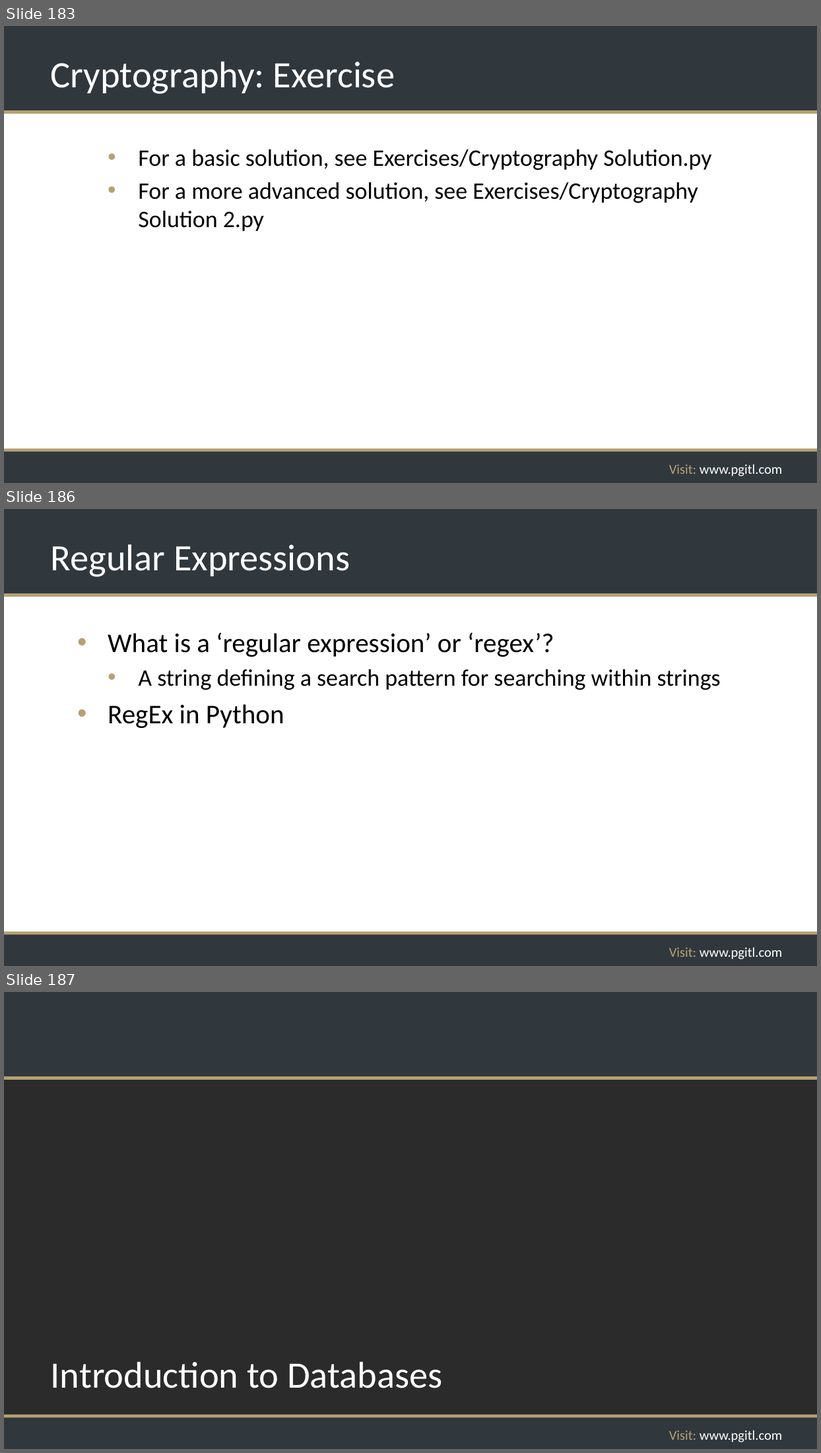
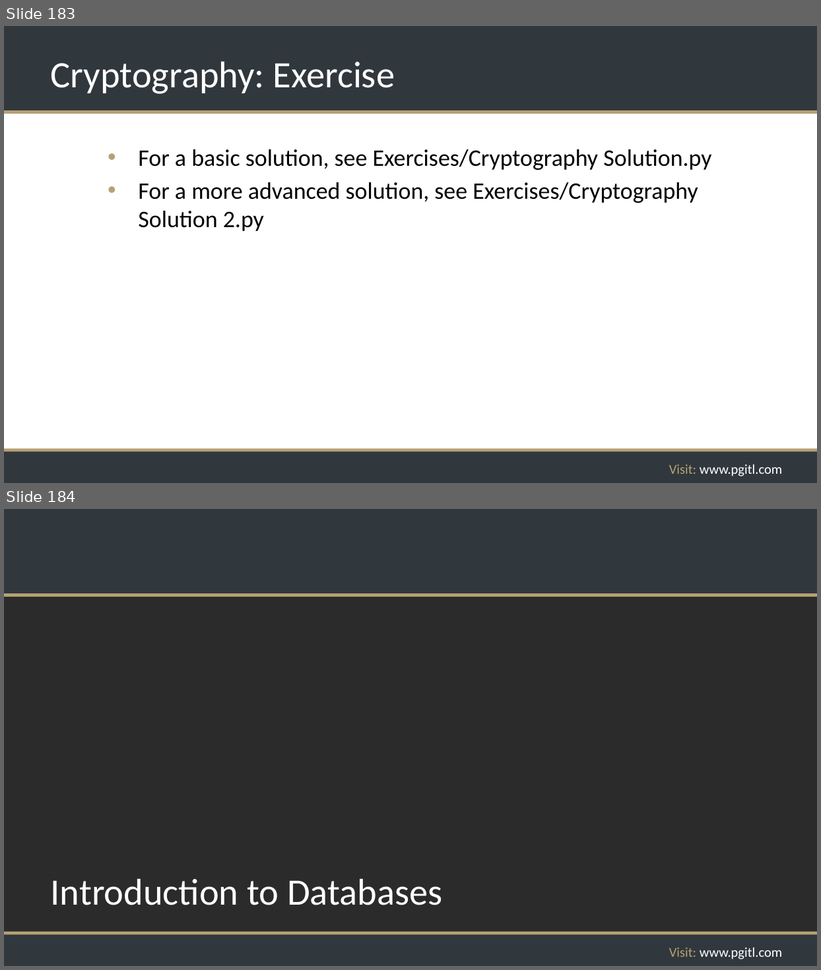
Before and after one commit to rikkouri/project-a, a slide deck: Programming Foundations.pptx. Shown one above the other, each under a label of ours: slides 183, 186 and 187 before the commit, slides 183 and 184 after it; the slides between them are not shown. The pictures are 821x1453 and 821x970 pixels, drawn with LibreOffice and Linux fonts; fonts in the diff are those of the drawing; background and template pictures are left out; a plain dark background stands for a picture behind light text. Boxes give left, top, right and bottom in pixels: in the first picture for what was removed or moved away, otherwise in the second. Text is boxed around its words. In the diff, an @@ line names an element or a change of style, - is before the commit and + after.

Commit message:
Removed RegEx slides

```diff
--- a/Programming Foundations.pptx
+++ b/Programming Foundations.pptx
@@ slide 186 removed at [4,509,817,966], background #FFFFFF; not listed: 5 template elements that a slide beside it also shows @@
@@ title removed at [51,544,350,577] @@
-Regular Expressions
@@ text removed at [108,632,721,728] @@
-• What is a ‘regular expression’ or ‘regex’?
-  • A string defining a search pattern for searching within strings
-• RegEx in Python
@@ what was slide 187 is now slide 184 @@
```
Also in this commit, not shown: 2 other slides removed.
